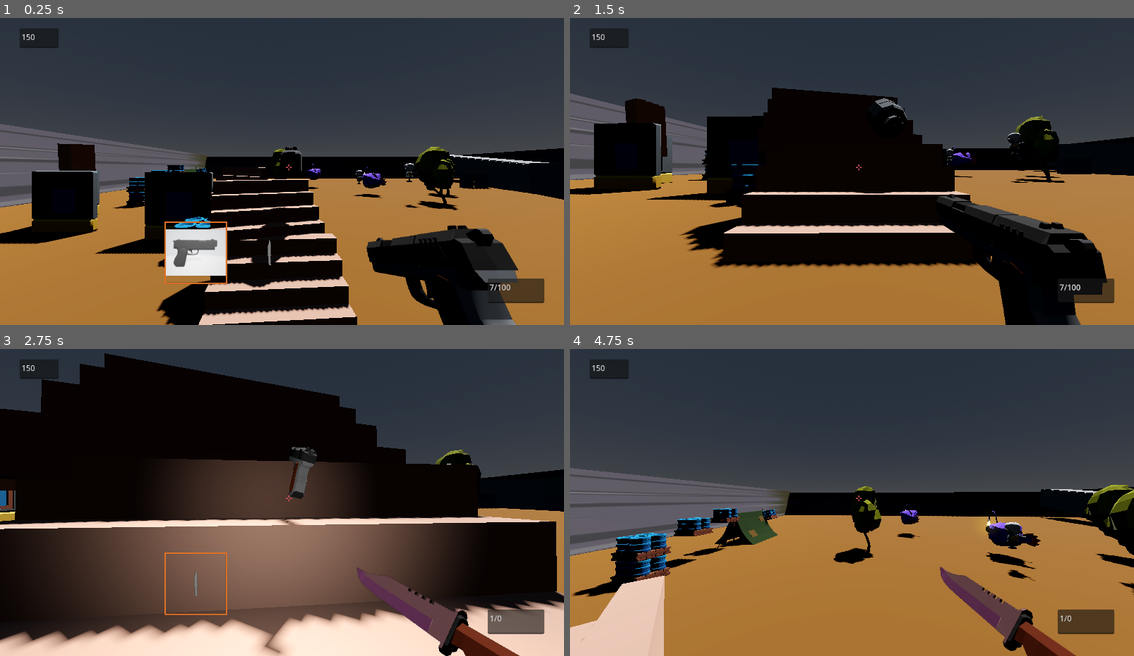
Above: before the commit, frames 1-4 (two rows, left to right).
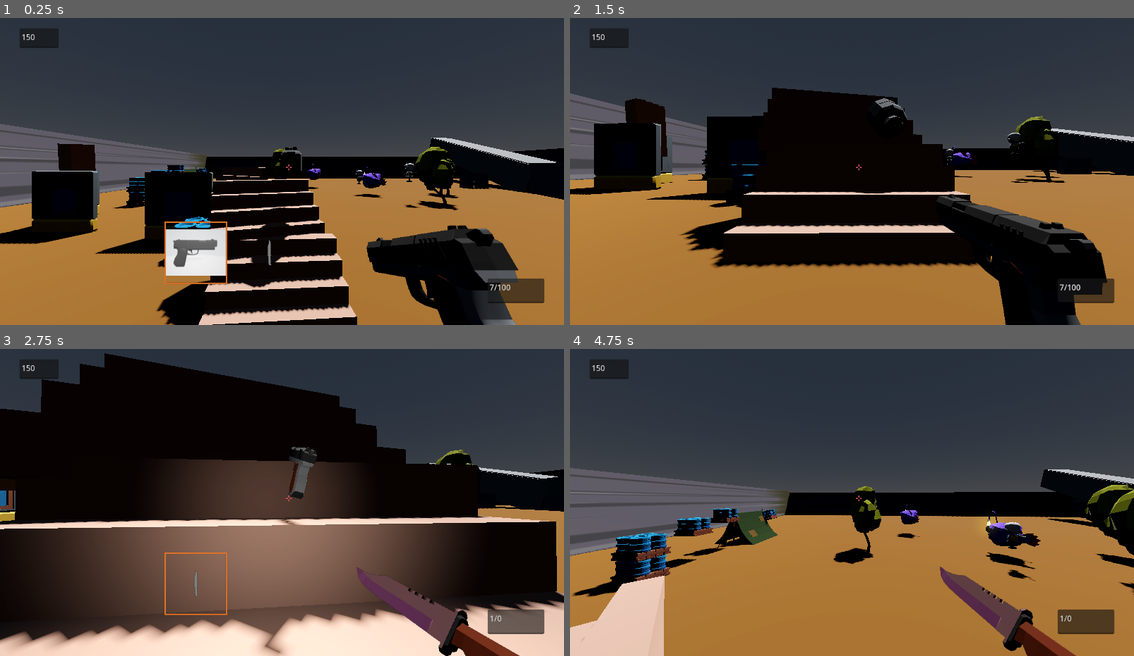
Above: after the commit, the same moments.

Repository: pixelcrust/godotfps
Game: Godot game, scene res://world.tscn
Two runs of this game, one before a commit and one after it. Both use one fixed random seed, a clock stepped at 60 frames per second and the inputs below.
Inputs (mouse positions are in pixels of both pictures, inside the frame that each line leads up to):
- Up to frame 1 (0.25 s): no input
- Up to frame 2 (1.5 s): move the mouse to (880, 165) at 0.52 s; hold F (Interact) 0.53-1.28 s; hold W (key_forward) from 0.53 s (still down); tap Space (key_jump) at 0.77 s; move the mouse to (823, 168) at 1.27 s; tap Ctrl (key_crouch) at 1.35 s
- Up to frame 3 (2.75 s): keep holding W (key_forward); tap Space (key_jump) at 1.52 s; move the mouse to (293, 493) at 2.02 s; tap G (key_drop_weapon) at 2.1 s
- Up to frame 4 (4.75 s): keep holding W (key_forward); move the mouse to (846, 502) at 2.77 s; tap Tab (key_next_weapon) at 2.85 s; tap Space (key_jump) at 3.02, 3.77, 4.52 s; move the mouse to (891, 502) at 3.52 s; hold Shift (key_run) 3.53-4.28 s; move the mouse to (806, 493) at 4.27 s; click (806, 493) at 4.35 s

The runs differ from the first frame. In frame 1, 0.7% of the frame differs, in the area x 76-99%, y 38-58%; in frame 2, 0.4%; in frame 3, 0.2%; in frame 4, 0.9%, in the area x 83-100%, y 39-59%.

Commit message:
nothing

Diff:
--- a/world.tscn
+++ b/world.tscn
@@ -193,4 +193,4 @@
 transform = Transform3D(1, 0, 1.73205, 0, 2, 0, -1.73205, 0, 1, 16.8604, 2.97706, 18.3644)
 
 [node name="tunnel2" parent="." instance=ExtResource("18_0nf06")]
-transform = Transform3D(0.630669, 0, 1.89796, 0.197963, 1.98909, -0.0657805, -1.88761, 0.208606, 0.627229, 34.5559, 4.78712, -21.0343)
+transform = Transform3D(0.630669, 0, 1.89796, 0.474538, 1.93648, -0.157683, -1.83768, 0.50005, 0.610638, 34.5559, 7.55735, -21.0343)
